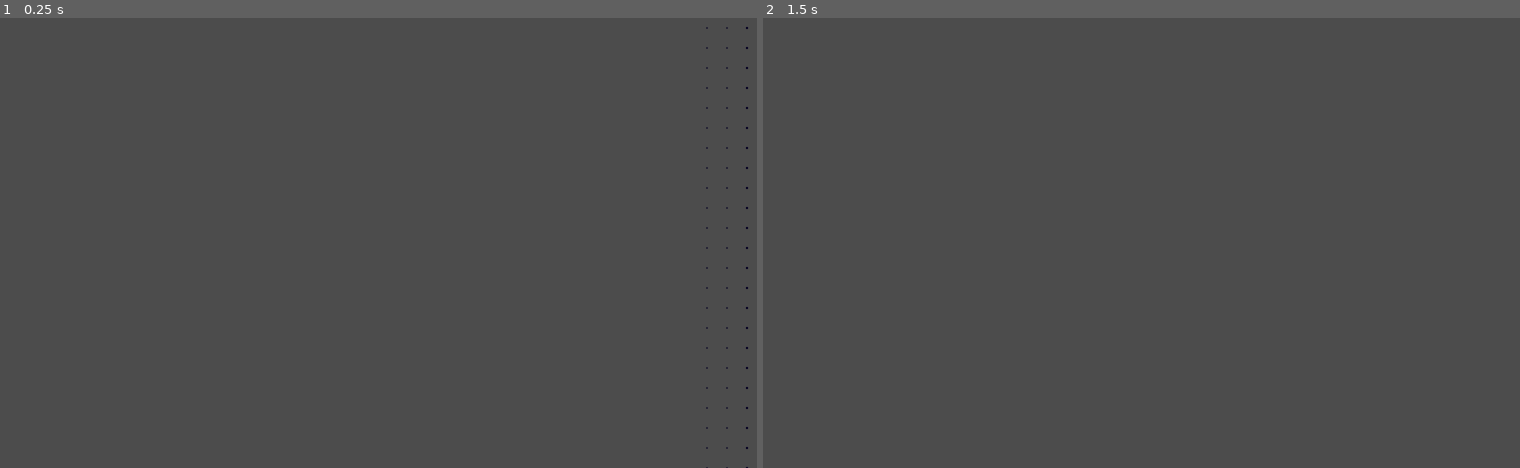
Above: before the commit, frames 1-2 (left to right).
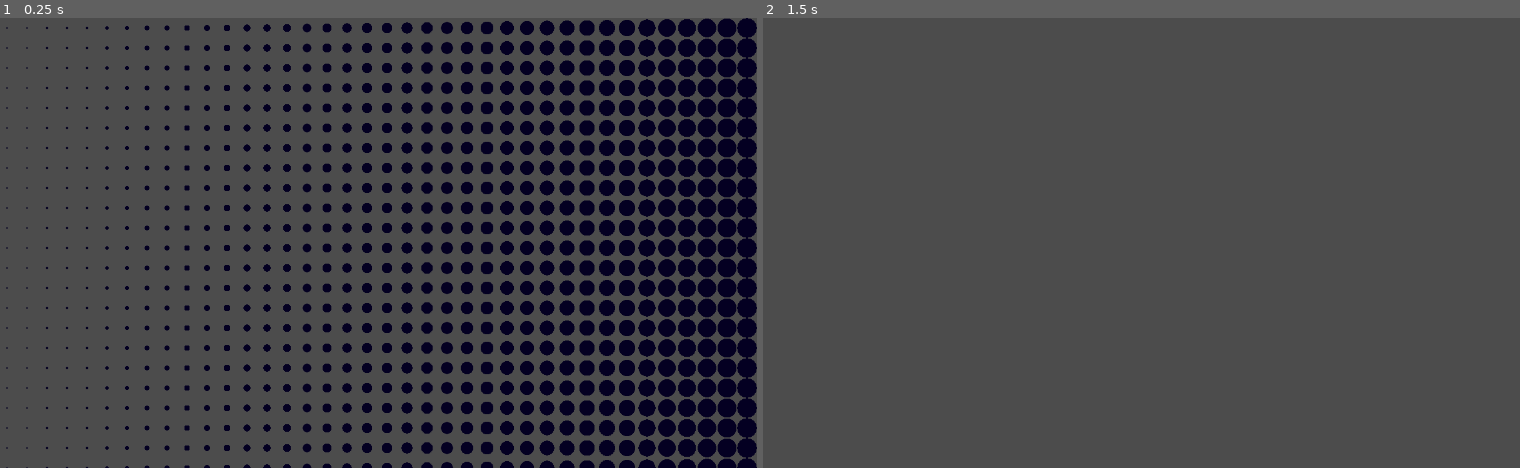
Above: after the commit, the same moments.

Repository: MatiasVME/TheCanines
Game: Godot game, scene res://Transition/Transition.tscn
Two runs of this game, one before a commit and one after it. Both use one fixed random seed, a clock stepped at 60 frames per second and the inputs below. The project has no main scene, so this scene is started directly.
Inputs:
- Up to frame 1 (0.25 s): no input
- Up to frame 2 (1.5 s): tap Enter (ui_accept) at 0.5, 1.35 s; hold Enter (ui_accept) 0.53-1.28 s

The runs differ from the first frame. In frame 1, 28% of the frame differs, in the area x 0-100%, y 0-100%; in frame 2, nothing differs.

Commit message:
cambios en las transiciones

Diff:
--- a/Transition/Transition.gd
+++ b/Transition/Transition.gd
@@ -1,6 +1,6 @@
 extends ColorRect
 
-var shader_pos
+var shader_pos := 0.0
 
 
 func _process(delta):
@@ -21,7 +21,7 @@
 		1,
 		-1.5,
 		10,
-		Tween.TRANS_SINE,
+		Tween.TRANS_QUAD,
 		Tween.EASE_IN_OUT
 	)
 	$Tween.start()
